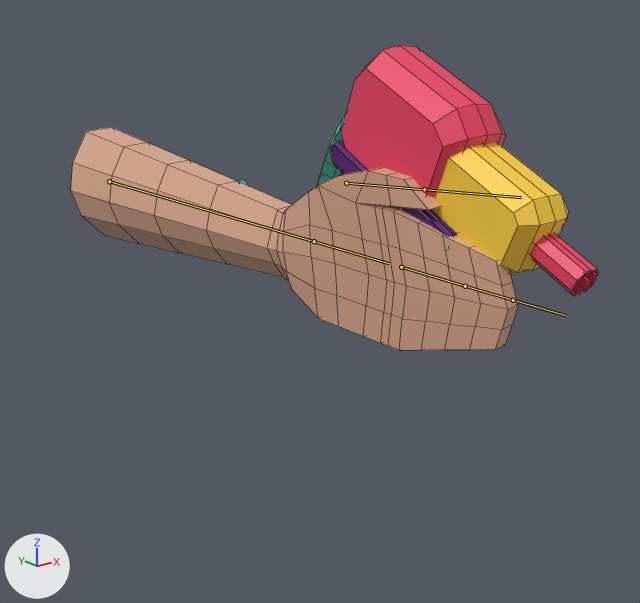
Two versions of the FBX model peladontJam/Assets/Modelos/arma.fbx, one commit apart.
Before and after are seen from a 50 mm camera at (-6.35, -9.27, 2.37) aimed at (0.74, -0.41, -1.18). Every picture has the same lights, and +X, +Y and +Z are marked at lower left. The bones that bend it are drawn over the model as lines. Mesh edges are drawn as thin lines.

Objects in the first picture: 'brazo', 'pistola'.
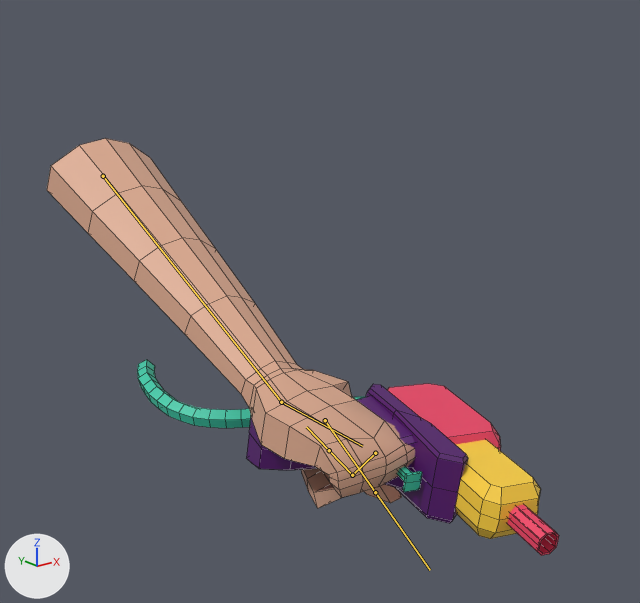
The newer file adds an action. The first version stands in its rest pose; the second is drawn at frame 1 of the action 'Armature|brazoAction'.

The change, as a list of edits to the scene's bpy script:
```text
Change bone_rig_object:
    where bone_rig_object = bpy.data.objects['Armature']  # the whole rig 'Armature'
    bone_rig_object.rotation_euler: (0.0, -1.693, 0.0) -> (0.0, 0.0, 0.0)  # degrees (0, -97, 0) -> degrees (0, 0, 0)
Change bone_brazo:
    where bone_brazo = bpy.data.objects['Armature'].pose.bones['BRAZO']
    bone_brazo.rotation_quaternion: (1.0, 0.0, 0.0, 0.0) -> (0.976, 0.219, 0.0, 0.002)  # degrees (0, 0, 0) -> degrees (25, 0, 0)
Change bone_palma:
    where bone_palma = bpy.data.objects['Armature'].pose.bones['PALMA']  # child of 'BRAZO'
    bone_palma.rotation_quaternion: (1.0, 0.0, 0.0, 0.0) -> (0.985, -0.132, -0.021, -0.108)  # degrees (0, 0, 0) -> degrees (-15, -4, -12)
    bone_palma.scale: (1.0, 1.0, 1.0) -> (1.01, 1.01, 1.01)
Change bone_dedos_1:
    where bone_dedos_1 = bpy.data.objects['Armature'].pose.bones['DEDOS 1']  # child of 'PALMA'
    bone_dedos_1.rotation_quaternion: (1.0, 0.0, 0.0, 0.0) -> (0.476, 0.866, 0.144, 0.06)  # degrees (0, 0, 0) -> degrees (123, 2, 18)
    bone_dedos_1.scale: (1.0, 1.0, 1.0) -> (1.0, 0.76, 1.0)
Change bone_dedos_2:
    where bone_dedos_2 = bpy.data.objects['Armature'].pose.bones['DEDOS 2']  # child of 'DEDOS 1'
    bone_dedos_2.rotation_quaternion: (1.0, 0.0, 0.0, 0.0) -> (0.897, 0.442, 0.0, 0.0)  # degrees (0, 0, 0) -> degrees (52, 0, 0)
Change bone_pulgar:
    where bone_pulgar = bpy.data.objects['Armature'].pose.bones['PULGAR']  # child of 'PALMA'
    bone_pulgar.location: (0.0, 0.0, 0.0) -> (0.12, -0.64, 0.64)
    bone_pulgar.rotation_quaternion: (1.0, 0.0, 0.0, 0.0) -> (0.686, 0.234, -0.681, -0.103)  # degrees (0, 0, 0) -> degrees (95, -62, -84)
```

Changed parts and their boxes [x1, y1, x2, y2] in the pictures (640 x 603 px):
'brazo', posed (18% narrower, 66% taller)
    before: [71, 127, 518, 350]
    after: [47, 138, 415, 508]
'pistola', posed (17% wider, 22% shorter)
    before: [237, 45, 599, 296]
    after: [137, 360, 559, 556]
bone 'BRAZO', root to tip
    before: (109, 181) to (314, 241)
    after: (103, 176) to (281, 402)
bone 'PALMA', root to tip
    before: (314, 241) to (389, 263)
    after: (281, 402) to (362, 446)
bone 'DEDOS 1', root to tip
    before: (401, 267) to (465, 286)
    after: (375, 453) to (352, 475)
bone 'DEDOS 2', root to tip
    before: (465, 286) to (513, 300)
    after: (352, 475) to (329, 450)
bone 'PULGAR', root to tip
    before: (346, 183) to (424, 189)
    after: (325, 420) to (375, 492)
